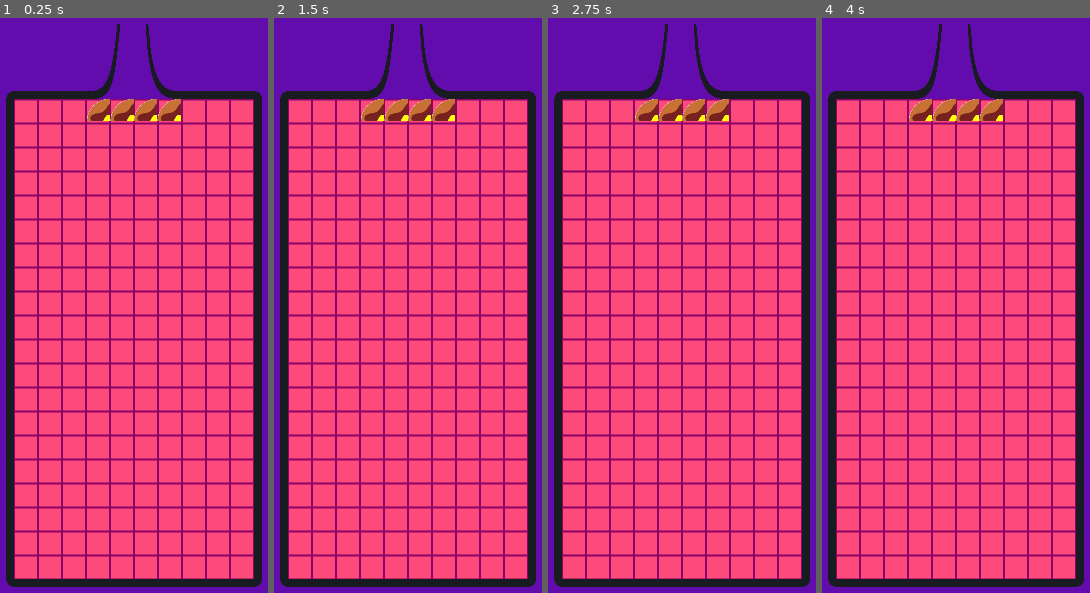
Above: before the commit, frames 1-4 (left to right).
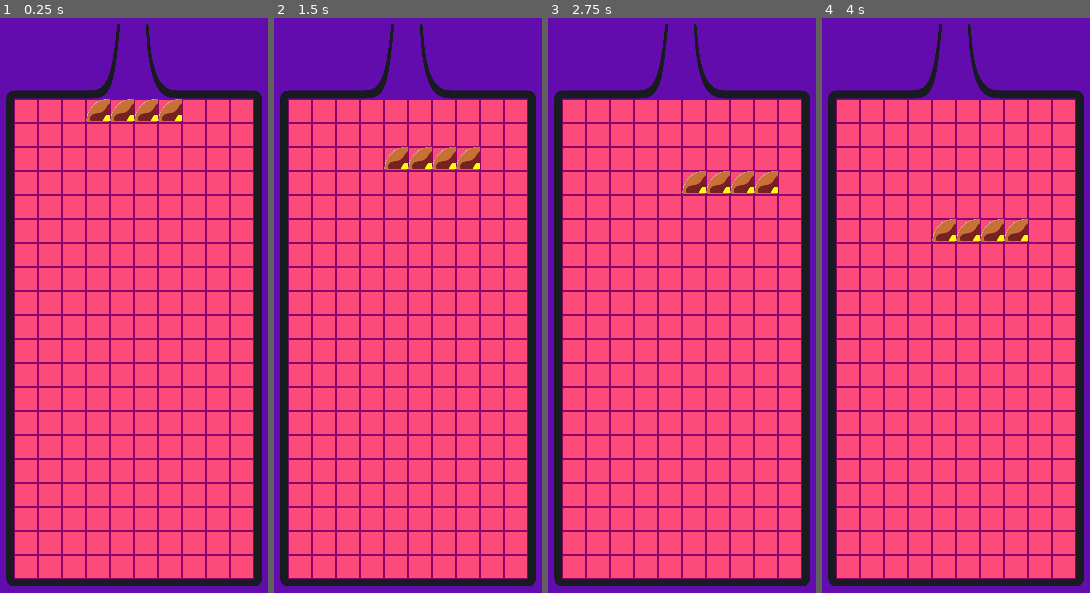
Above: after the commit, the same moments.

Repository: HenBarper/Breakfis
Game: Godot game, scene res://Scenes/main.tscn
Same seed, same stepped clock (60 frames per second), same inputs: the game is played once before the commit and once after it.
Inputs:
- Up to frame 1 (0.25 s): no input
- Up to frame 2 (1.5 s): tap Enter at 0.5 s; hold D (right, bound only after the commit) 0.53-1.28 s; tap Space (hard_drop, bound only after the commit) at 0.6, 1.25, 1.35 s; hold S (down, bound only after the commit) from 1.28 s (still down)
- Up to frame 3 (2.75 s): release S (down, bound only after the commit) at 2.03 s; hold D (right, bound only after the commit) from 2.03 s (still down); tap Space (hard_drop, bound only after the commit) at 2.1 s
- Up to frame 4 (4 s): tap Enter at 2.75 s; tap Space (hard_drop, bound only after the commit) at 2.85, 3.5, 3.6 s; release D (right, bound only after the commit) at 3.53 s; hold A (left, bound only after the commit) from 3.53 s (still down)

The runs differ from the first frame. In frame 1, 6.3% of the frame differs, in the area x 2-98%, y 1-99%; in frame 2, 8.3%; in frame 3, 8.3%; in frame 4, 8.3%.

Commit message:
Pieces drop now!

Diff:
--- a/Resources/waffles_piece_data.tres
+++ b/Resources/waffles_piece_data.tres
@@ -1,3 +1,10 @@
-[gd_resource type="Resource" format=3 uid="uid://kir5tsti2b8p"]
+[gd_resource type="Resource" load_steps=3 format=3 uid="uid://kir5tsti2b8p"]
+
+[ext_resource type="Texture2D" uid="uid://dkxxrhixe8def" path="res://Assets/Breakfast shapes/waffle.png" id="1_fdnlt"]
+[ext_resource type="Script" path="res://Scripts/piece_data.gd" id="2_s6agt"]
 
 [resource]
+script = ExtResource("2_s6agt")
+piece_texture = ExtResource("1_fdnlt")
+tetromino_type = 0
+spawn_position = Vector2(-24, -456)
--- a/Scenes/main.tscn
+++ b/Scenes/main.tscn
@@ -13,9 +13,9 @@
 
 [node name="Border" type="TextureRect" parent="Camera2D"]
 offset_left = -256.0
-offset_top = -625.0
+offset_top = -626.0
 offset_right = 1794.0
-offset_bottom = 3875.0
+offset_bottom = 3874.0
 scale = Vector2(0.25, 0.25)
 texture = ExtResource("1_nr8o3")
 
--- a/Scenes/piece.tscn
+++ b/Scenes/piece.tscn
@@ -1,18 +1,17 @@
 [gd_scene load_steps=4 format=3 uid="uid://ctsglwb3n4ndg"]
 
 [ext_resource type="Script" path="res://Scripts/piece.gd" id="1_dbu0r"]
-[ext_resource type="Texture2D" uid="uid://dkxxrhixe8def" path="res://Assets/Breakfast shapes/waffle.png" id="2_2d4l2"]
+[ext_resource type="Texture2D" uid="uid://i7e3yxxa42sf" path="res://Assets/Breakfast shapes/grid 2.png" id="2_hswd4"]
 
 [sub_resource type="RectangleShape2D" id="RectangleShape2D_kyyky"]
-size = Vector2(47, 48)
+size = Vector2(48, 48)
 
 [node name="Piece" type="Area2D"]
 script = ExtResource("1_dbu0r")
 
 [node name="Sprite2D" type="Sprite2D" parent="."]
 scale = Vector2(0.25, 0.25)
-texture = ExtResource("2_2d4l2")
+texture = ExtResource("2_hswd4")
 
 [node name="CollisionShape2D" type="CollisionShape2D" parent="."]
-position = Vector2(0.5, 0)
 shape = SubResource("RectangleShape2D_kyyky")
--- a/Scenes/tetromino.tscn
+++ b/Scenes/tetromino.tscn
@@ -4,3 +4,8 @@
 
 [node name="Tetromino" type="Node2D"]
 script = ExtResource("1_26cty")
+
+[node name="Timer" type="Timer" parent="."]
+autostart = true
+
+[connection signal="timeout" from="Timer" to="." method="_on_timer_timeout"]
--- a/Scripts/tetromino.gd
+++ b/Scripts/tetromino.gd
@@ -8,6 +8,7 @@
 var pieces = []
 
 @onready var piece_scene = preload("res://Scenes/piece.tscn")
+@onready var timer = $Timer
 
 var tetromino_cells
 
@@ -24,3 +25,33 @@
 	if is_next_piece == false:
 		position = tetromino_data.spawn_position
 		wall_kicks = Shared.wall_kicks_i if tetromino_data.tetromino_type == Shared.Tetromino.BACON else Shared.wall_kicks_jlostz
+
+func _input(event):
+	if Input.is_action_just_pressed("left"):
+		move(Vector2.LEFT)
+	elif Input.is_action_just_pressed("right"):
+		move(Vector2.RIGHT)
+	elif Input.is_action_just_pressed("down"):
+		move(Vector2.DOWN)
+	elif Input.is_action_just_pressed("hard_drop"):
+		pass
+	elif Input.is_action_just_pressed("rotate_left"):
+		pass
+	elif Input.is_action_just_pressed("rotate_right"):
+		pass
+
+func move(direction: Vector2):
+	var new_position = calculate_global_position(direction, global_position)
+	if new_position:
+		global_position = new_position
+		return true
+	return false
+
+func calculate_global_position(direction: Vector2, starting_global_position: Vector2):
+	#TODO: chek for collision wit other tetrominos
+	#TODO: Check for collision with game bounds
+	return starting_global_position + direction * pieces[0].get_size().x
+
+
+func _on_timer_timeout():
+	move(Vector2.DOWN)
--- a/project.godot
+++ b/project.godot
@@ -24,6 +24,39 @@
 window/size/viewport_width=324
 window/stretch/mode="canvas_items"
 
+[input]
+
+left={
+"deadzone": 0.5,
+"events": [Object(InputEventKey,"resource_local_to_scene":false,"resource_name":"","device":-1,"window_id":0,"alt_pressed":false,"shift_pressed":false,"ctrl_pressed":false,"meta_pressed":false,"pressed":false,"keycode":0,"physical_keycode":65,"key_label":0,"unicode":97,"echo":false,"script":null)
+]
+}
+right={
+"deadzone": 0.5,
+"events": [Object(InputEventKey,"resource_local_to_scene":false,"resource_name":"","device":-1,"window_id":0,"alt_pressed":false,"shift_pressed":false,"ctrl_pressed":false,"meta_pressed":false,"pressed":false,"keycode":0,"physical_keycode":68,"key_label":0,"unicode":100,"echo":false,"script":null)
+]
+}
+down={
+"deadzone": 0.5,
+"events": [Object(InputEventKey,"resource_local_to_scene":false,"resource_name":"","device":-1,"window_id":0,"alt_pressed":false,"shift_pressed":false,"ctrl_pressed":false,"meta_pressed":false,"pressed":false,"keycode":0,"physical_keycode":83,"key_label":0,"unicode":115,"echo":false,"script":null)
+]
+}
+hard_drop={
+"deadzone": 0.5,
+"events": [Object(InputEventKey,"resource_local_to_scene":false,"resource_name":"","device":-1,"window_id":0,"alt_pressed":false,"shift_pressed":false,"ctrl_pressed":false,"meta_pressed":false,"pressed":false,"keycode":0,"physical_keycode":32,"key_label":0,"unicode":32,"echo":false,"script":null)
+]
+}
+rotate_left={
+"deadzone": 0.5,
+"events": [Object(InputEventKey,"resource_local_to_scene":false,"resource_name":"","device":-1,"window_id":0,"alt_pressed":false,"shift_pressed":false,"ctrl_pressed":false,"meta_pressed":false,"pressed":false,"keycode":0,"physical_keycode":81,"key_label":0,"unicode":113,"echo":false,"script":null)
+]
+}
+rotate_right={
+"deadzone": 0.5,
+"events": [Object(InputEventKey,"resource_local_to_scene":false,"resource_name":"","device":-1,"window_id":0,"alt_pressed":false,"shift_pressed":false,"ctrl_pressed":false,"meta_pressed":false,"pressed":false,"keycode":0,"physical_keycode":69,"key_label":0,"unicode":101,"echo":false,"script":null)
+]
+}
+
 [rendering]
 
 renderer/rendering_method="gl_compatibility"
